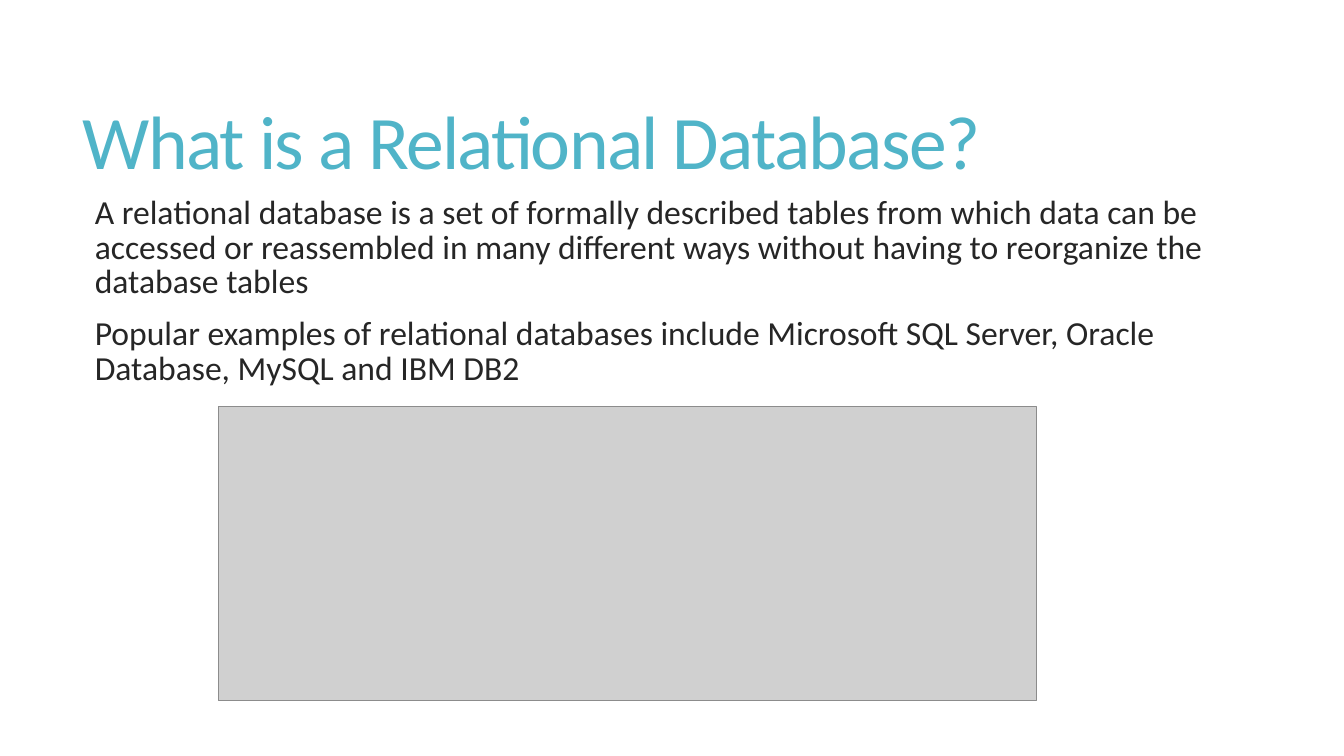
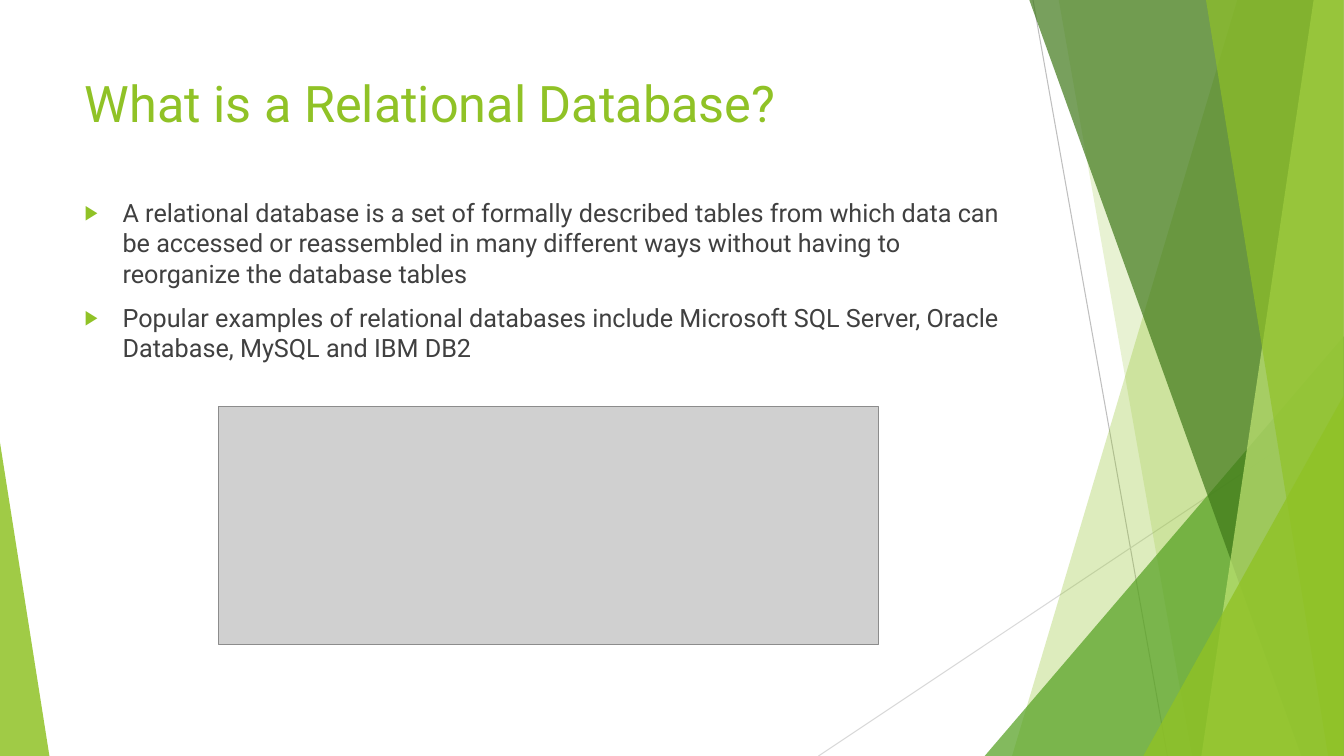
Before and after one commit to ubaid-shah/SQL-repository, a slide deck: slide 2 of SQL-Introduction.pptx. Drawn at 1344x756 pixels with LibreOffice and Linux fonts; fonts in the diff are those of the drawing; grey boxes stand for pictures. Boxes give left, top, right and bottom in pixels: in the first picture for what was removed or moved away, otherwise in the second. Text is boxed around its words. In the diff, an @@ line names an element or a change of style, - is before the commit and + after.

```diff
--- a/SQL-Introduction.pptx
+++ b/SQL-Introduction.pptx
@@ title "What is a Relational Database?": place and size @@
-title "What is a Relational Database?" at [83, 116, 980, 170]
+title "What is a Relational Database?" at [85, 84, 775, 123]
@@ title "What is a Relational Database?" at [85, 84, 775, 123]: size 54 to 36 pt, font Calibri to Roboto, text colour #50B4C8 to #90C226, letter spacing -1.2 to 0 pt; line spacing 0.85 to 1; vertical alignment middle to top @@
@@ text "A relational database is a ..." at [123, 203, 999, 363]: size 24 to 18 pt, font Calibri to Roboto, text colour #262626 to #404040; bullet   to ▶; line spacing 0.85 to 1; less space between paragraphs @@
@@ picture: place and size @@
-picture at [219, 406, 1037, 701]
+picture at [219, 406, 879, 644]
@@ group added at [0, 0, 1344, 756]: 5 freeform shapes, 3 triangles, 2 lines @@
```
Also in this commit, not shown: 5 other slides changed, 7 slides added, 3 slides removed, 5 other files.
